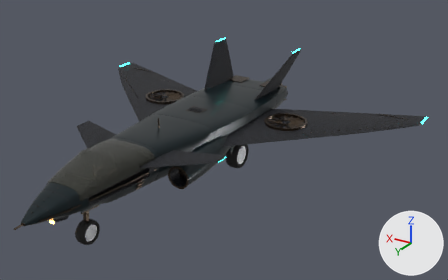
The glTF model glintline/ships/kb2/kb2_v1.glb, before and after one commit.
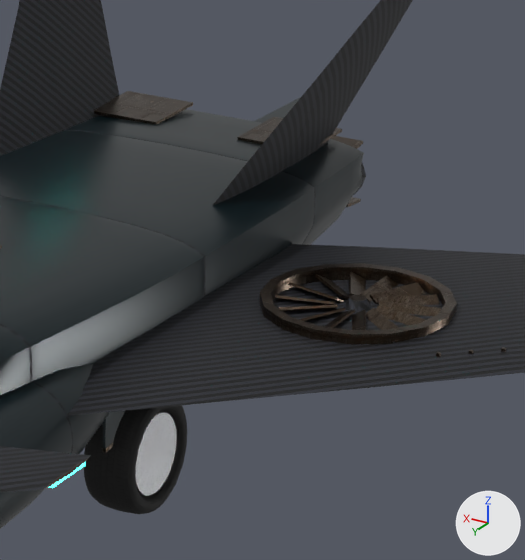
The first picture shows the older version from a 50 mm lens placed at (-6.65, 9.59, 5.8), pointed at (-0.73, -0.26, 0.87). The close-ups show the older and then the newer version on the part from 46% to 72% of the width and 20% to 64% of the height of that picture. Only the edits that show in the close-ups are written down. The lights are fixed; the arrows at lower right show +X, +Y and +Z. Vertices at exactly the same position are counted once.

Names of what the first close-up shows: 'kb2_canard_l', 'kb2_core', 'kb2_gear_down', 'kb2_wing_l'.
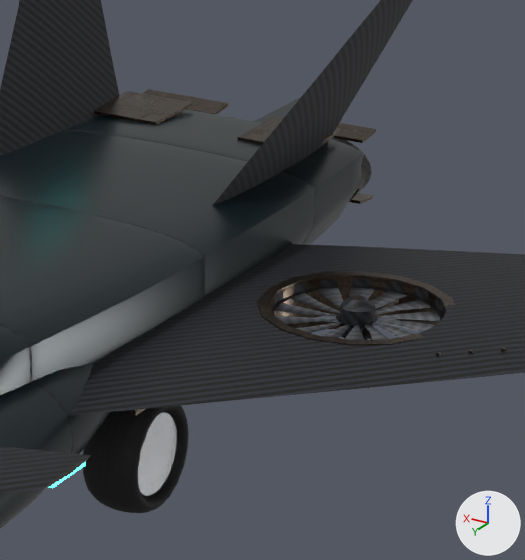
Where the newer file only moved an object's origin or applied its transform, the numbers keep the older frame.

Patch to the scene script:
```diff
--- a/glintline/ships/kb2/kb2_v1.glb.py
+++ b/glintline/ships/kb2/kb2_v1.glb.py
@@ mat_fan_spin @@
+mat_fan_spin = bpy.data.materials.new('fan_spin')
+# uses the picture img_fan_blades_albedo
@@ mat_heat_band @@
+mat_heat_band = bpy.data.materials.new('heat_band')
+# uses the picture img_albedo
+# uses the picture img_normal
@@ me_kb2_core @@
-me_kb2_core.from_pydata(...)  # 5892 vertices, 11068 faces; spans x -1.1..1.1, y -4.3..4.46, z 0.59..2.12
+me_kb2_core.from_pydata(...)  # 7572 vertices, 14212 faces; spans x -1.1..1.1, y -4.3..4.46, z 0.59..2.12
+# me_kb2_core part 1: the loose piece of 8 vertices spanning x -0.69..-0.19, y -3.26..-3.1, z 1.12..1.15 is scaled about its middle by (-0.234, 0.842, -0.786), then moved by (0.88, 0.01, -0.29)
+# me_kb2_core part 2: 12 vertices moved from x -0.69..0.69, y -3.1..-2.24, z 0.85..1.09 to x -0.69..0.69, y -3.41..-2.24, z 0.79..1.09; 154 vertices removed from x -0.73..0.73, y -3.26..-1.57, z 0.81..1.15; 1898 vertices added at x -0.76..0.76, y -3.41..-1.57, z 0.79..1.17
+# other edits to the shape of me_kb2_core do not show in these pictures
 me_kb2_core.materials.append(mat_vessel_body)
@@ me_kb2_core @@
 me_kb2_core.materials.append(mat_engine_glow)
+me_kb2_core.materials.append(mat_heat_band)
+me_kb2_core.materials.append(mat_fan_spin)
@@ me_kb2_gear_down @@
-me_kb2_gear_down.from_pydata(...)  # 7614 vertices, 10356 faces; spans x -0.81..0.81, y -1.25..3.23, z 0.0..0.81
+me_kb2_gear_down.from_pydata(...)  # 8286 vertices, 11564 faces; spans x -0.87..0.87, y -1.25..3.23, z 0.0..0.92
+# me_kb2_gear_down part 3: the loose piece of 20 vertices spanning x -0.71..-0.69, y -1.23..-0.57, z 0.42..0.45 is moved by (-0.16, 0.0, 0.21)
+# me_kb2_gear_down part 4: the loose piece of 20 vertices spanning x -0.71..-0.69, y -1.23..-0.57, z 0.42..0.71 is deleted
+# me_kb2_gear_down part 5: 216 vertices moved from x -0.81..-0.55, y -1.19..-0.61, z 0.01..0.59 to x -0.82..-0.54, y -1.18..-0.62, z 0.02..0.59; 143 vertices removed from x -0.81..-0.51, y -1.18..-0.61, z 0.01..0.72; 227 vertices added at x -0.86..-0.45, y -1.23..-0.57, z 0.01..0.92
+# other edits to the shape of me_kb2_gear_down do not show in these pictures
 me_kb2_gear_down.materials.append(mat_gear_tyre)
@@ me_kb2_gear_down @@
 me_kb2_gear_down.materials.append(mat_gear_wheel_disc)
+me_kb2_gear_down.materials.append(mat_gear_chrome)  # light grey #d9dde2
@@ me_kb2_wing_l @@
-me_kb2_wing_l.from_pydata(...)  # 542 vertices, 928 faces; spans x -1.58..1.58, y -1.77..1.77, z -0.08..0.08
+me_kb2_wing_l.from_pydata(...)  # 672 vertices, 1108 faces; spans x -1.58..1.58, y -1.77..1.77, z -0.16..0.08
+# me_kb2_wing_l part 6: the loose piece of 64 vertices spanning x 0.43..1.33, y -0.37..0.53, z -0.04..0.08 is scaled about its middle by (1.02, 1.02, 1.67), then moved by (0.0, 0.0, -0.08)
+# me_kb2_wing_l part 7: a new loose piece of 64 vertices spanning x 0.48..1.29, y -0.33..0.49, z -0.02, in mat_fan_spin
+# me_kb2_wing_l part 8: a new loose piece of 64 vertices spanning x 0.48..1.29, y -0.33..0.49, z -0.02, in mat_fan_spin
+# me_kb2_wing_l part 9: 14 loose pieces with 112 vertices, spanning x 0.5..1.26, y -0.3..0.46, z 0.01..0.07, are deleted
+# me_kb2_wing_l part 10: 15 vertices moved from x 0.81..0.96, y 0.04..0.17, z -0.02..0.08 to x 0.81..0.95, y 0.04..0.16, z 0.04..0.08; 15 vertices removed from x 0.79..1.23, y -0.26..0.17, z -0.06..0.04; 129 vertices added at x 0.48..1.29, y -0.33..0.48, z -0.1..0.04
 me_kb2_wing_l.materials.append(mat_trim)
@@ me_kb2_wing_l @@
 me_kb2_wing_l.materials.append(mat_vessel_neon)
+me_kb2_wing_l.materials.append(mat_fan_spin)
```

Changed parts and their boxes [x1, y1, x2, y2] in the close-ups (525 x 560 px; the box of a moved part takes in the faces that stretch with it):
'kb2_gear_down', reshaped
    before: [84, 405, 187, 514]
    after: [83, 405, 189, 513]
part 1 of me_kb2_core, moved or reshaped (not visible afterwards)
    before: [331, 136, 363, 149]
part 2 of me_kb2_core, built on (mostly hidden)
    before: [346, 163, 366, 207]
    after: [143, 89, 376, 204]
part 3 of me_kb2_gear_down, moved or reshaped (mostly hidden)
    before: [102, 412, 160, 453]
    after: [132, 409, 145, 416]
part 4 of me_kb2_gear_down, deleted (black)
    before: [103, 410, 126, 451]
part 5 of me_kb2_gear_down, moved or reshaped
    before: [84, 405, 187, 514]
    after: [83, 405, 189, 513]
part 6 of me_kb2_wing_l, moved or reshaped
    before: [259, 263, 457, 345]
    after: [257, 271, 455, 346]
part 7 of me_kb2_wing_l, added
    after: [271, 286, 444, 340]
part 8 of me_kb2_wing_l, added
    after: [281, 288, 440, 340]
part 9 of me_kb2_wing_l, deleted (brown)
    before: [275, 272, 441, 330]
part 10 of me_kb2_wing_l, cut back
    before: [225, 263, 480, 344]
    after: [225, 263, 520, 344]
